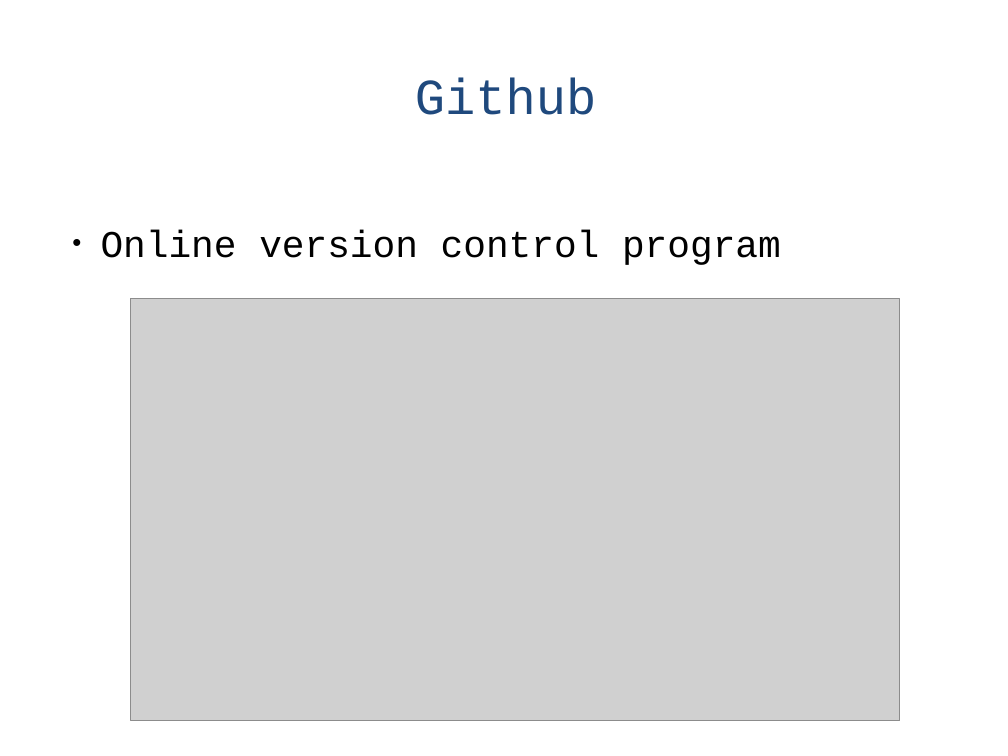
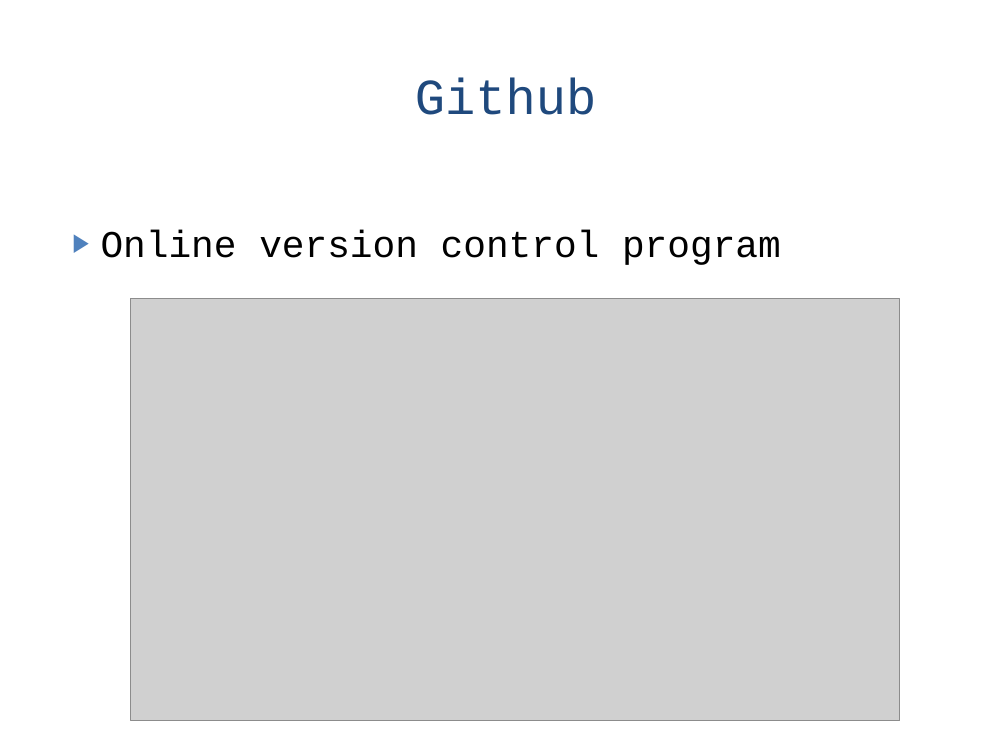
Before and after one commit to naturalis/HTS-barcode-checker, a slide deck: slide 6 of doc/Presentation.pptx (slide 7 before the commit). Drawn at 1008x756 pixels with LibreOffice and Linux fonts; fonts in the diff are those of the drawing; grey boxes stand for pictures. Boxes give left, top, right and bottom in pixels: in the first picture for what was removed or moved away, otherwise in the second. Text is boxed around its words. In the diff, an @@ line names an element or a change of style, - is before the commit and + after.

```diff
--- a/doc/Presentation.pptx
+++ b/doc/Presentation.pptx
@@ text "Online version control program" at (x1=101, y1=230, x2=781, y2=265): bullet • to ▶ @@
```
Also in this commit, not shown: 5 other slides changed, 1 slide added, 2 slides removed, 6 other files.
